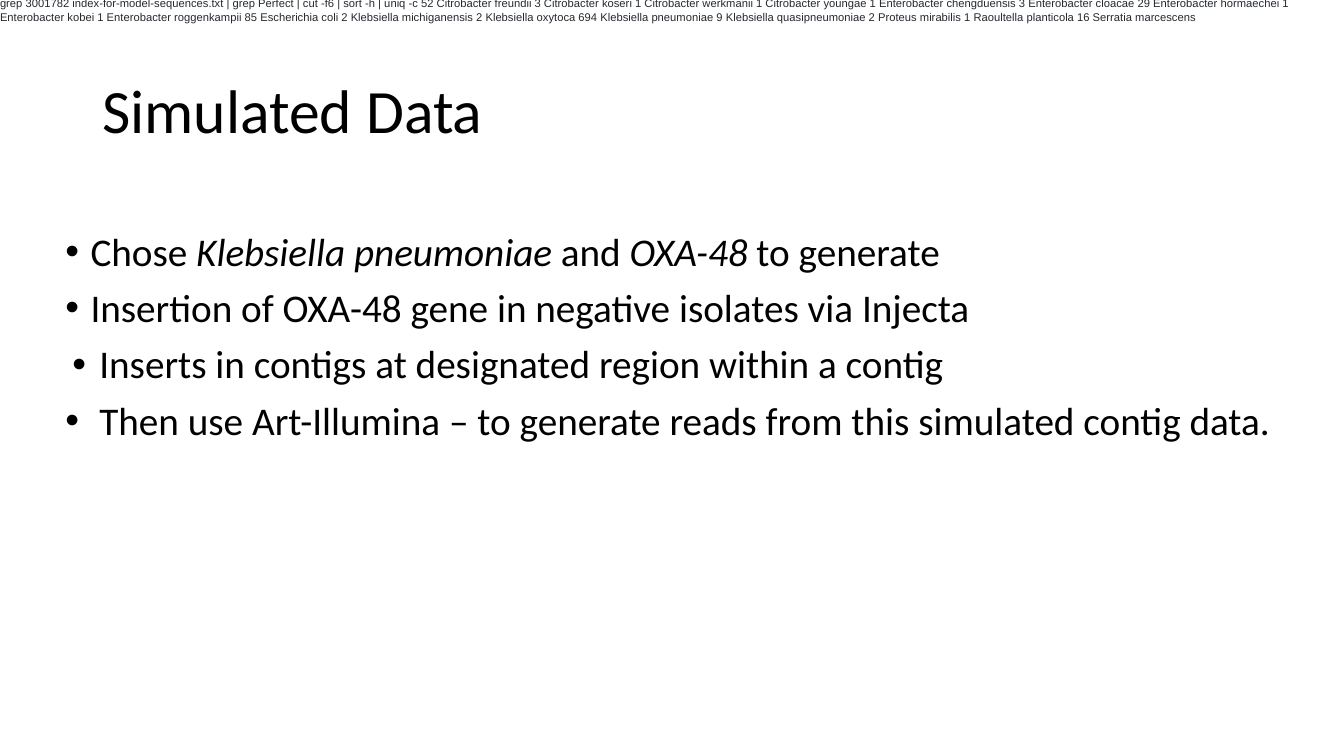
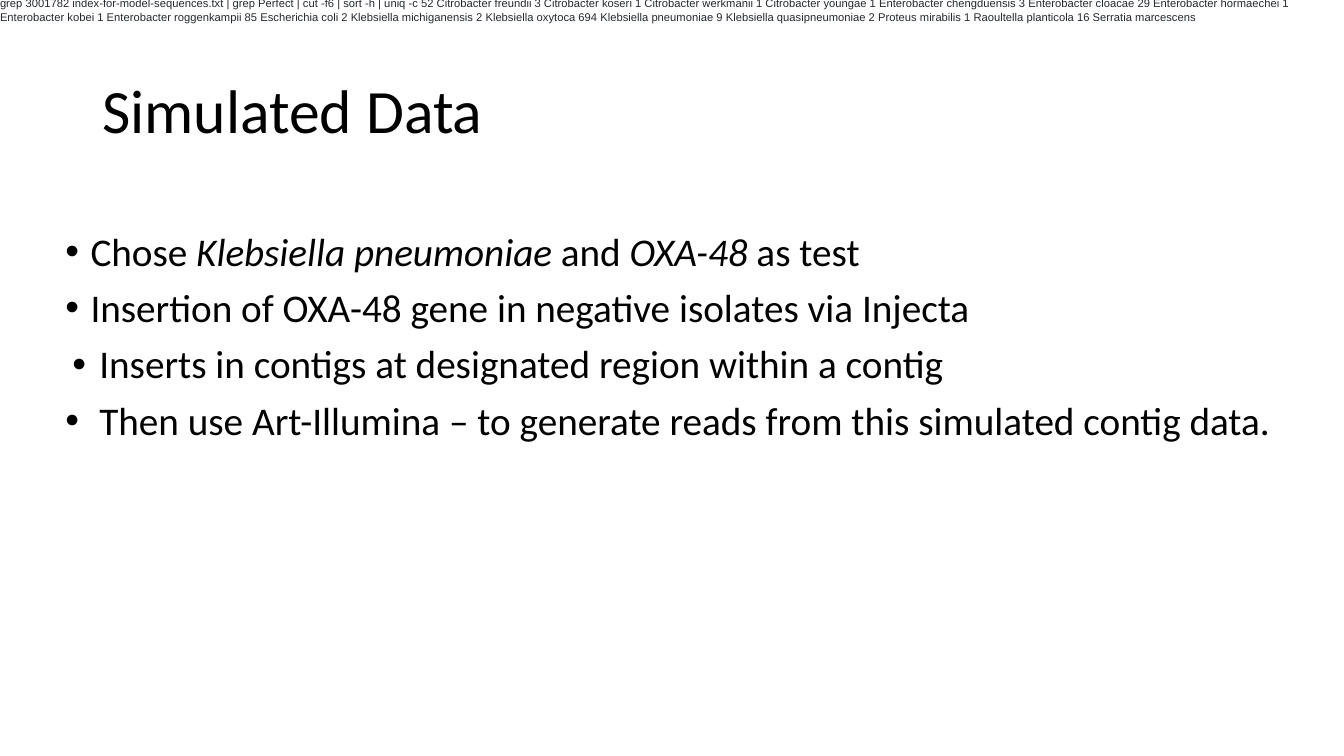
Before and after one commit to AMR-Hackathon-2021/benchmarking_datasets, a slide deck: slide 6 of data/notes/HackathonDataProgress_13-10-2021.pptx. Drawn at 1344x756 pixels with LibreOffice and Linux fonts; fonts in the diff are those of the drawing. Boxes give left, top, right and bottom in pixels: in the first picture for what was removed or moved away, otherwise in the second. Text is boxed around its words. In the diff, an @@ line names an element or a change of style, - is before the commit and + after.

Commit message:
updating nextflow test

```diff
--- a/data/notes/HackathonDataProgress_13-10-2021.pptx
+++ b/data/notes/HackathonDataProgress_13-10-2021.pptx
@@ text at (91, 238, 859, 273): text changed @@
-• Chose Klebsiella pneumoniae and OXA-48 to generate
+• Chose Klebsiella pneumoniae and OXA-48 as test
```
Also in this commit, not shown: 1 other slide changed, 1 other file.
